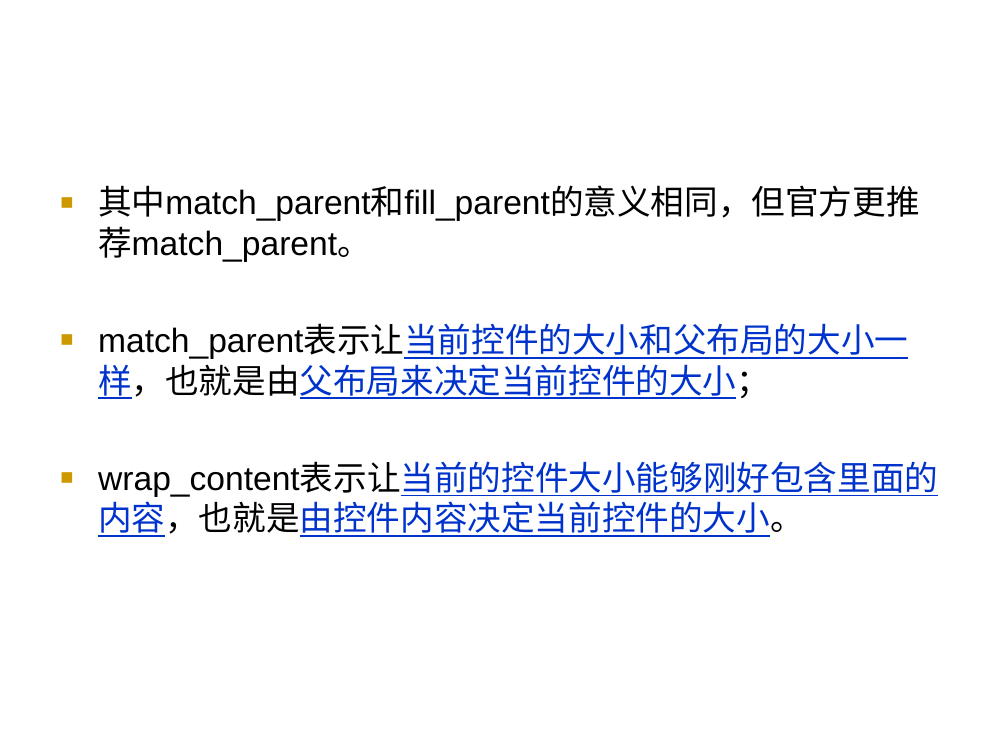
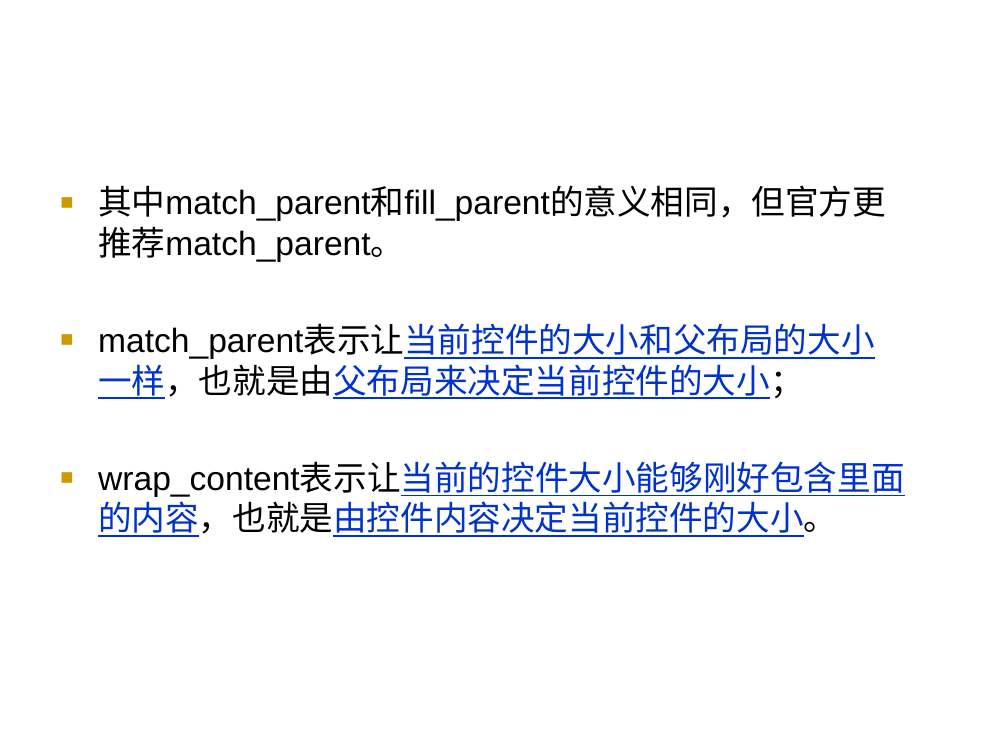
Before and after one commit to arnold117/AndroidProgramming, a slide deck: slide 20 of slides/第二讲 Android入门和简单程序设计.ppt. Drawn at 1008x756 pixels with LibreOffice and Linux fonts; fonts in the diff are those of the drawing. Boxes give left, top, right and bottom in pixels: in the first picture for what was removed or moved away, otherwise in the second. Text is boxed around its words. In the diff, an @@ line names an element or a change of style, - is before the commit and + after.

```diff
--- a/slides/第二讲 Android入门和简单程序设计.ppt
+++ b/slides/第二讲 Android入门和简单程序设计.ppt
@@ text "其中match_parent和fill_parent的意义相同，但官方更推荐match_parent。" rewrapped from [98, 185, 938, 537] to [98, 185, 905, 537] @@
```
Also in this commit, not shown: 12 other slides changed, 10 slides added, 8 slides removed, 1 other file.
